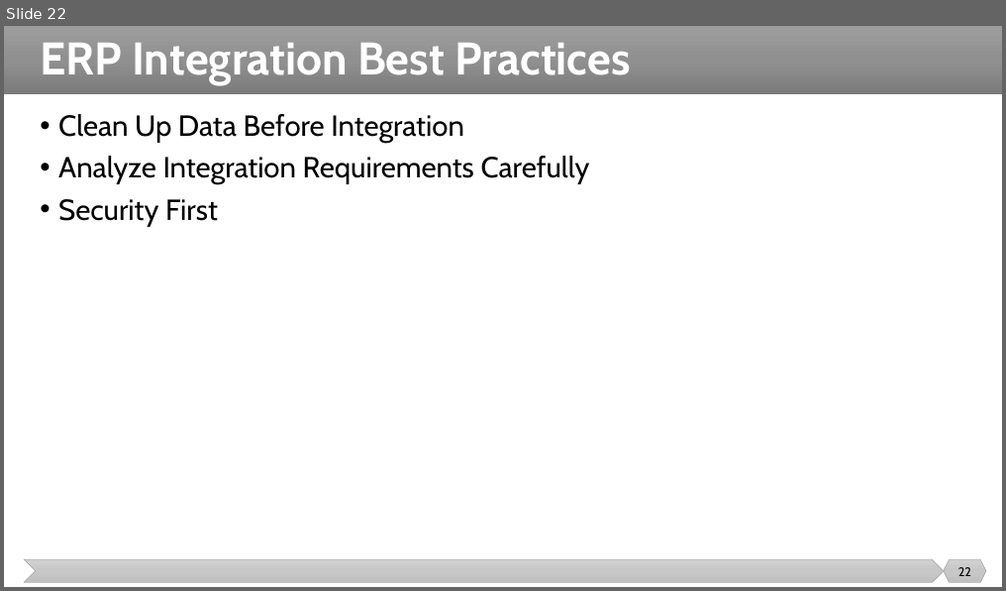
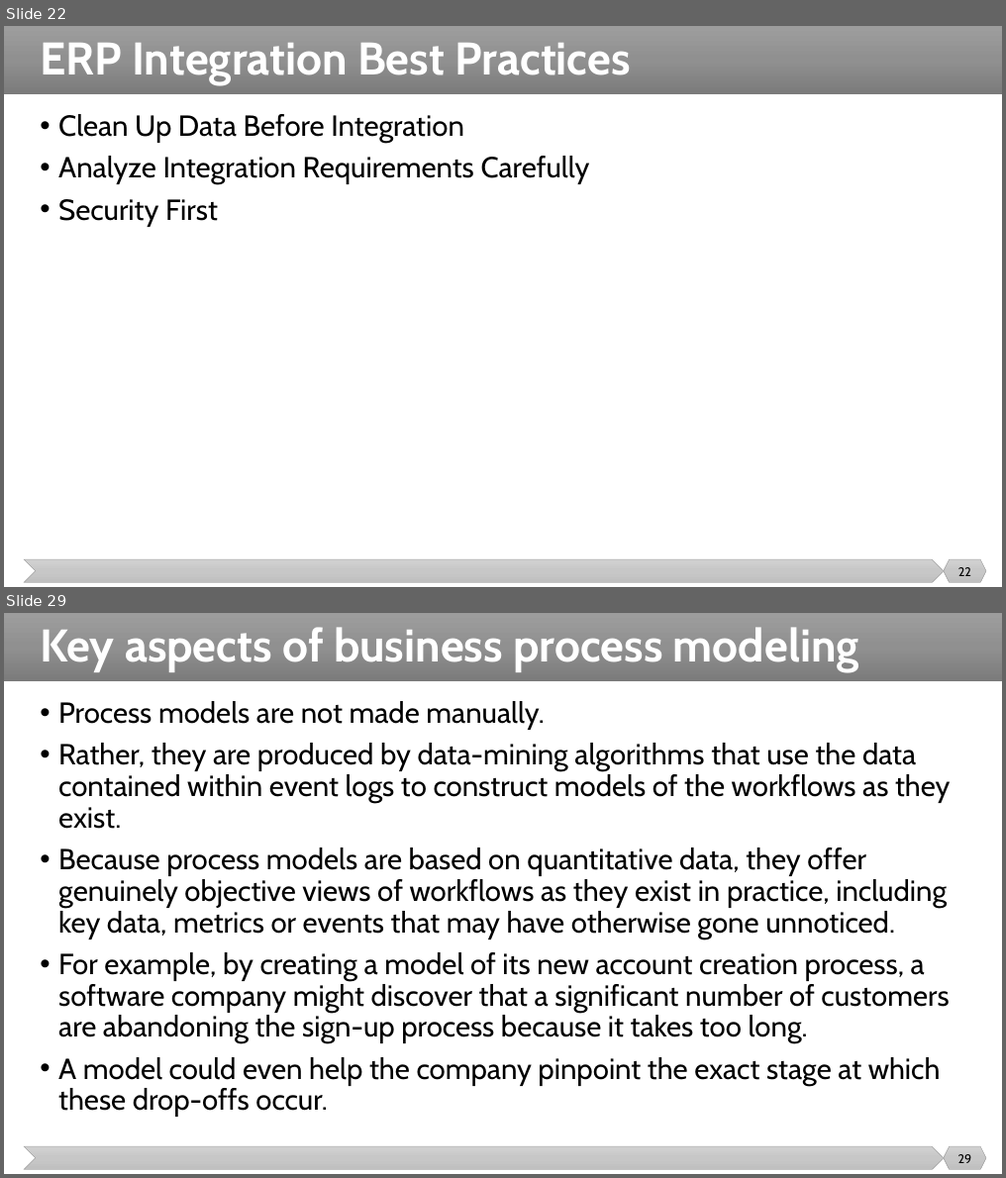
Before and after one commit to malenezi/malenezi, a slide deck: SE495/Lectures/3-ERP/ERP.pptx. Shown one above the other, each under a label of ours: slide 22 before the commit, slides 22 and 29 after it; the slides between them are not shown. The pictures are 1006x591 and 1006x1178 pixels, drawn with LibreOffice and Linux fonts; fonts in the diff are those of the drawing. Boxes give left, top, right and bottom in pixels: in the first picture for what was removed or moved away, otherwise in the second. Text is boxed around its words. In the diff, an @@ line names an element or a change of style, - is before the commit and + after.

```diff
--- a/SE495/Lectures/3-ERP/ERP.pptx
+++ b/SE495/Lectures/3-ERP/ERP.pptx
@@ slide 29 added at bbox=[4, 613, 1002, 1174], background #FFFFFF; not listed: 3 template elements that a slide beside it also shows @@
@@ title added at bbox=[40, 627, 859, 672], 44 pt, text #FFFFFF, bold @@
+Key aspects of business process modeling
@@ text added at bbox=[58, 701, 950, 1117], 28 pt, text #000000 @@
+• Process models are not made manually.
+• Rather, they are produced by data-mining algorithms that use the data contained within event logs to construct models of the workflows as they exist.
+• Because process models are based on quantitative data, they offer genuinely objective views of workflows as they exist in practice, including key data, metrics or events that may have otherwise gone unnoticed.
+• For example, by creating a model of its new account creation process, a software company might discover that a significant number of customers are abandoning the sign-up process because it takes too long.
+• A model could even help the company pinpoint the exact stage at which these drop-offs occur.
@@ page number added at bbox=[958, 1155, 972, 1163], 12 pt, text #000000 @@
+29
```
Also in this commit, not shown: 2 slides changed, 12 other slides added, 13 other files.
